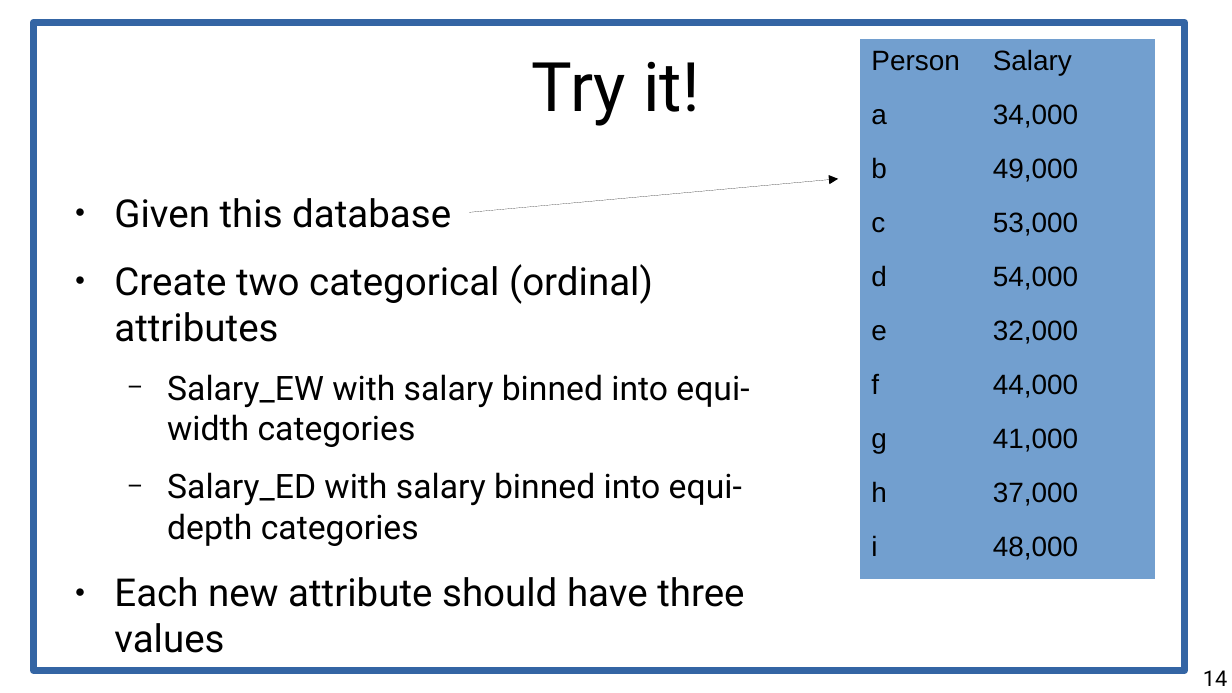
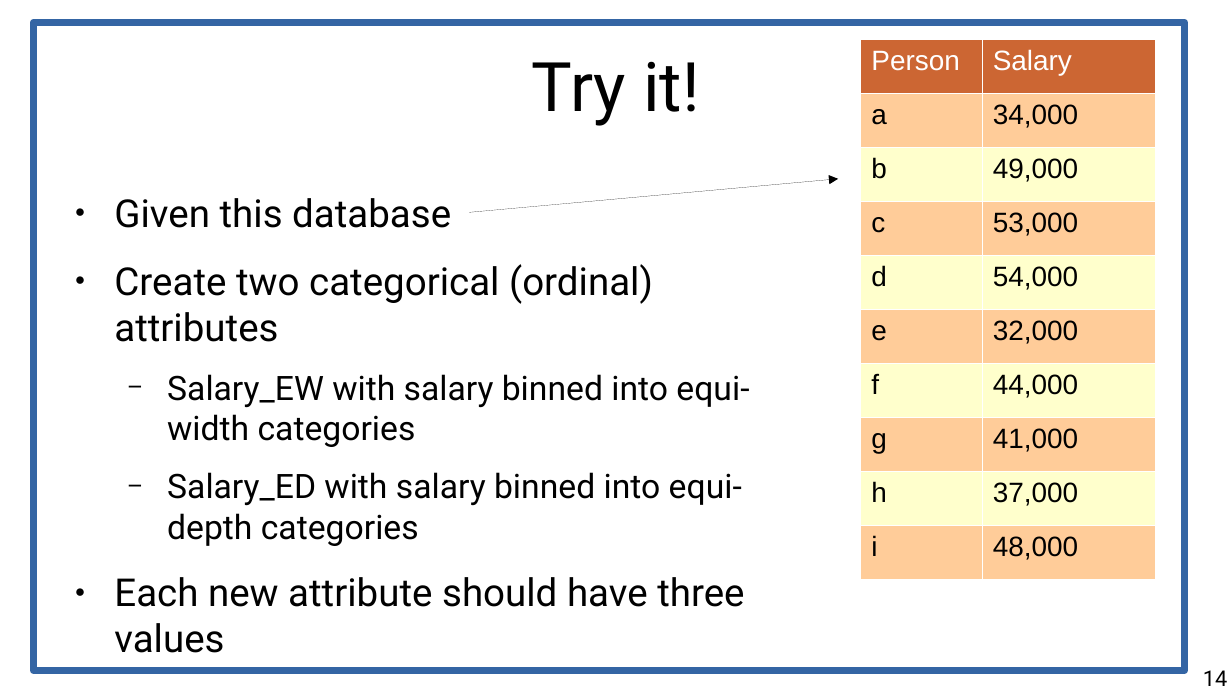
Before and after one commit to chatox/data-mining-course, a slide deck: slide 14 of theory/tt02_data_preparation.odp. Drawn at 1232x693 pixels with LibreOffice and Linux fonts; fonts in the diff are those of the drawing. Boxes give left, top, right and bottom in pixels: in the first picture for what was removed or moved away, otherwise in the second. Text is boxed around its words. In the diff, an @@ line names an element or a change of style, - is before the commit and + after.

Commit message:
Ready

```diff
--- a/theory/tt02_data_preparation.odp
+++ b/theory/tt02_data_preparation.odp
@@ table at (x1=861, y1=39, x2=1156, y2=579) @@
@@ fill #729FCF to #CC6633 in row 1 @@
@@ fill #729FCF to #FFCC99 in 10 cells @@
@@ fill #729FCF to #FFFFCC in 8 cells @@
@@ text colour #000000 to #FFFFFF in "Person", "Salary" @@
@@ borders changed @@
```
Also in this commit, not shown: 1 other slide changed.
